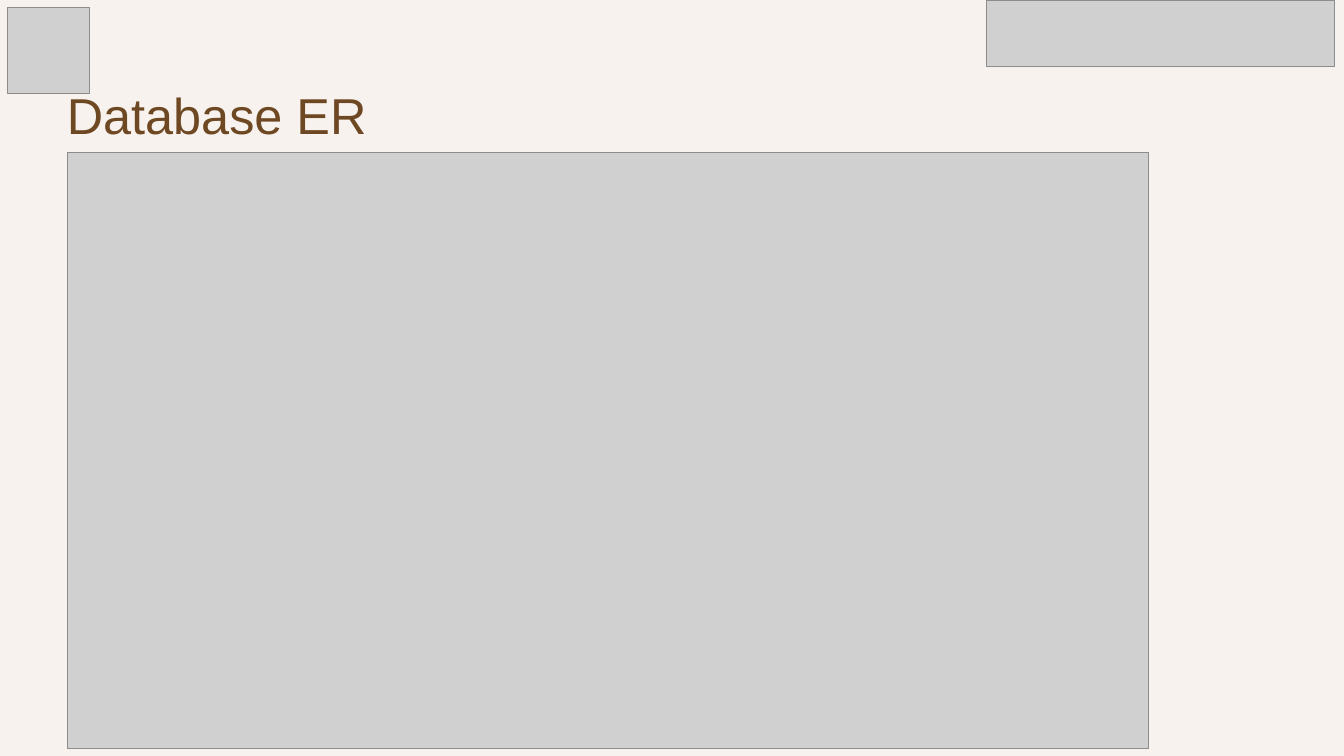
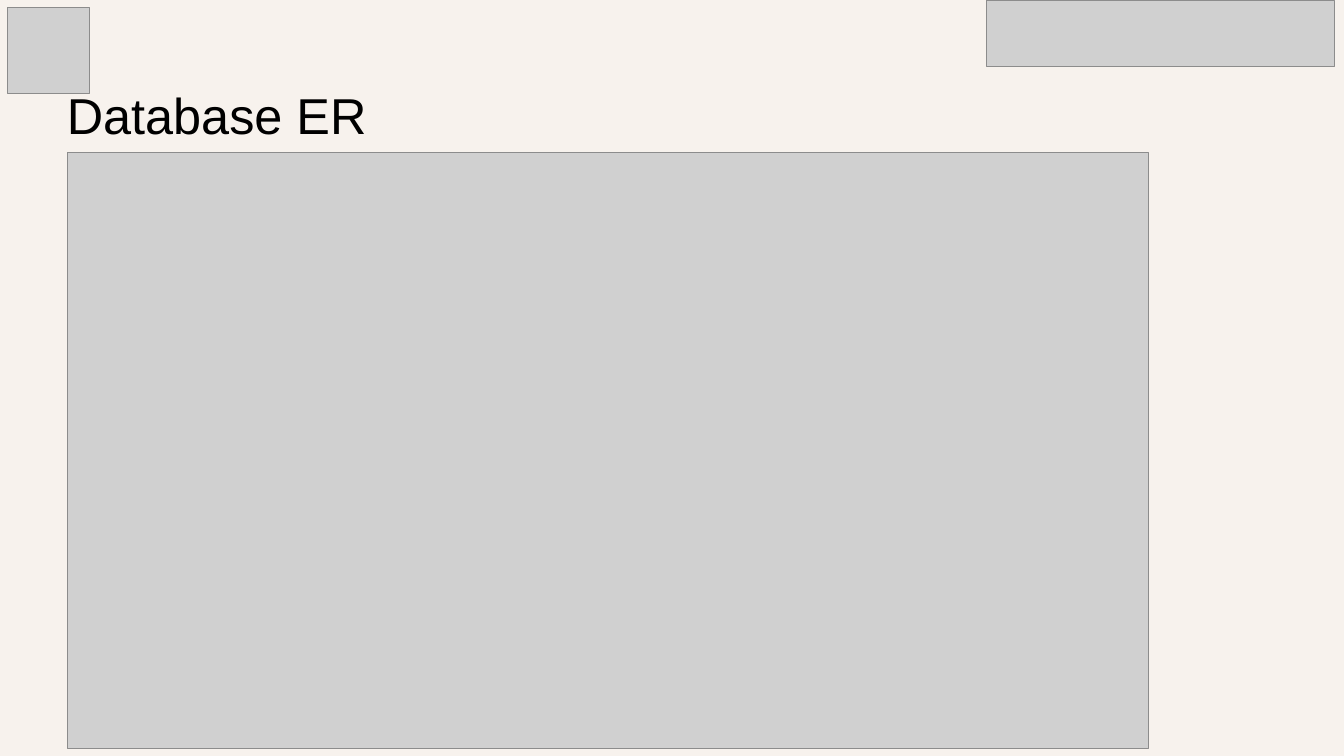
Before and after one commit to ishanshah018/Smart_Billing_and_Customer_Services_at_Store_Python, a slide deck: slide 4 of Smart-Billing-and-Customer-Services-At-Store.pptx.pptx. Drawn at 1344x756 pixels with LibreOffice and Linux fonts; fonts in the diff are those of the drawing; grey boxes stand for pictures. Boxes give left, top, right and bottom in pixels: in the first picture for what was removed or moved away, otherwise in the second. Text is boxed around its words. In the diff, an @@ line names an element or a change of style, - is before the commit and + after.

```diff
--- a/Smart-Billing-and-Customer-Services-At-Store.pptx.pptx
+++ b/Smart-Billing-and-Customer-Services-At-Store.pptx.pptx
@@ text "Database ER Diagram" at (x1=67, y1=97, x2=366, y2=207): text colour #6E4823 to #000000 @@
```
Also in this commit, not shown: 8 other slides changed, 2 other files.
